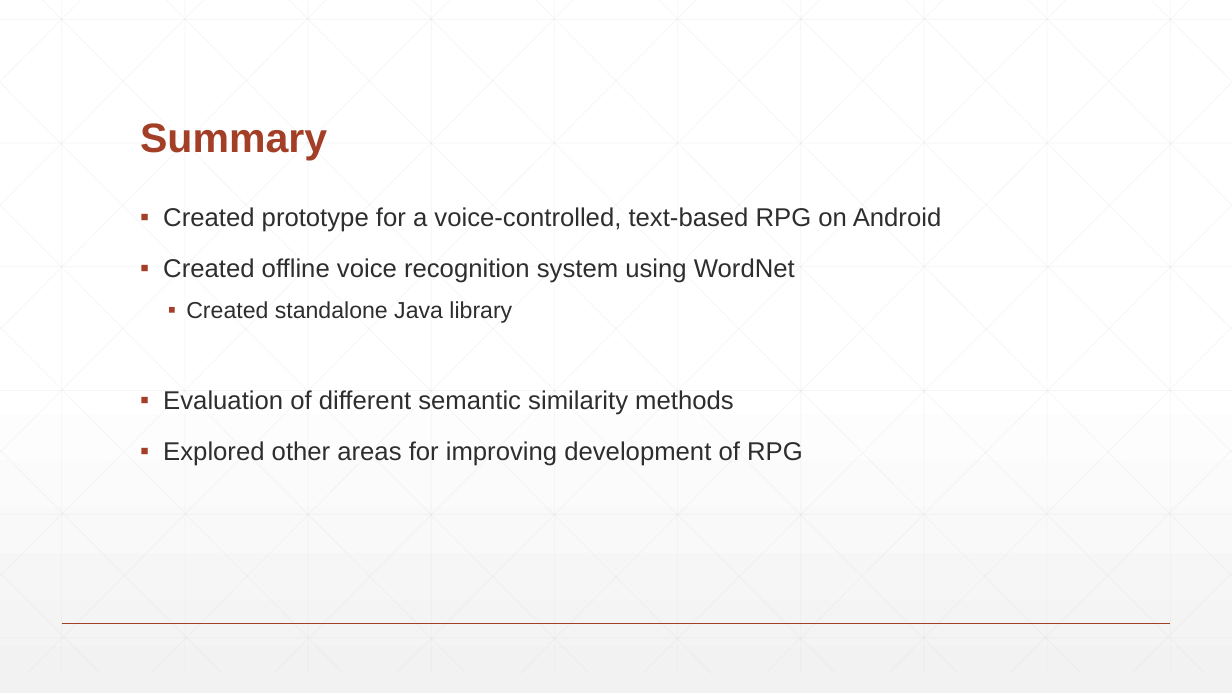
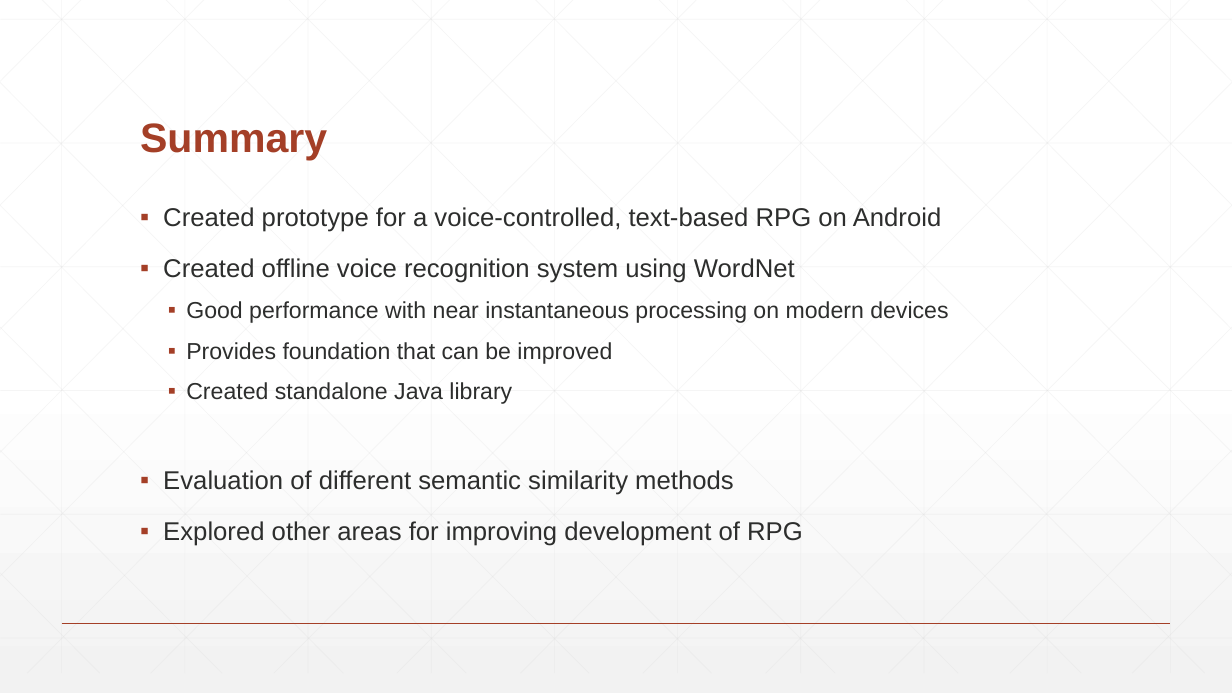
Before and after one commit to BaronKhan/VoiceRecognitionRPG, a slide deck: slide 25 of presentation/presentation.pptx. Drawn at 1232x693 pixels with LibreOffice and Linux fonts; fonts in the diff are those of the drawing. Boxes give left, top, right and bottom in pixels: in the first picture for what was removed or moved away, otherwise in the second. Text is boxed around its words. In the diff, an @@ line names an element or a change of style, - is before the commit and + after.

Commit message:
Update presentation

```diff
--- a/presentation/presentation.pptx
+++ b/presentation/presentation.pptx
@@ text at <box>186,301,948,364</box>: paragraphs added @@
+  ▪ Good performance with near instantaneous processing on modern devices
+  ▪ Provides foundation that can be improved
```
Also in this commit, not shown: 3 other files.
